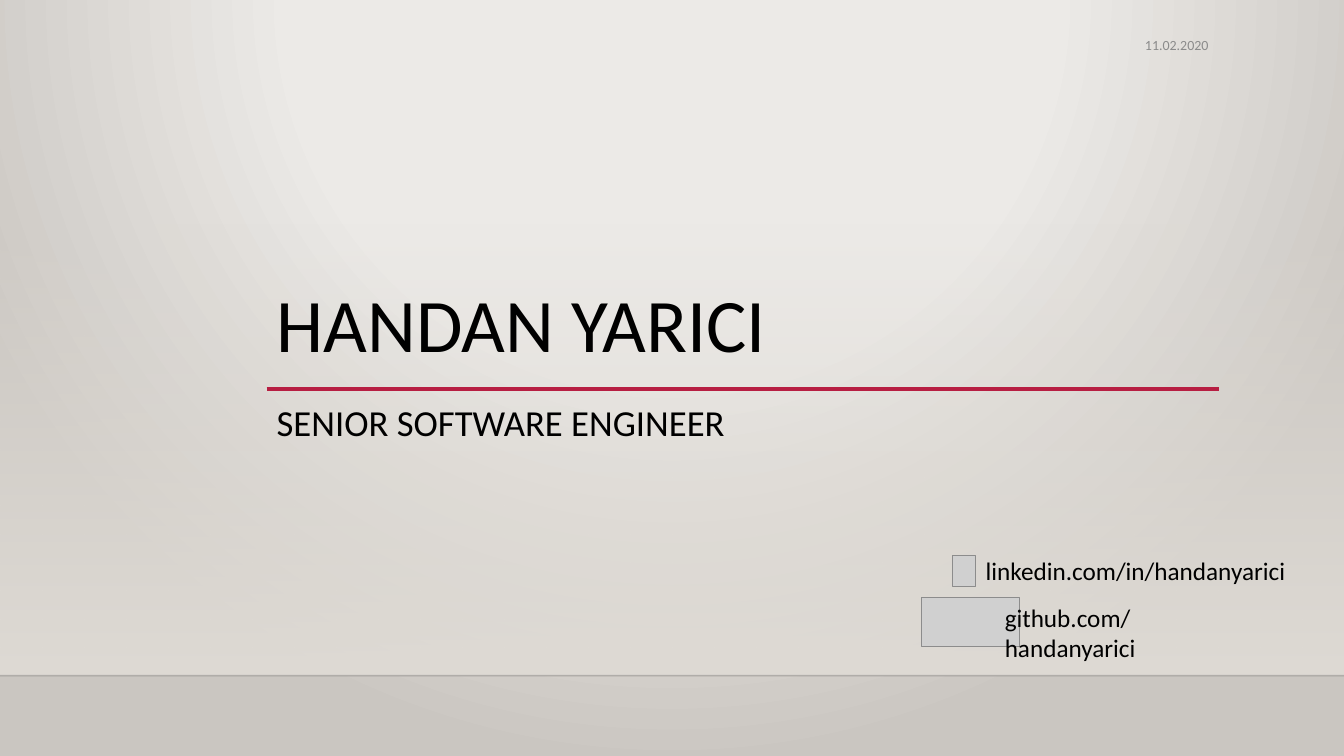
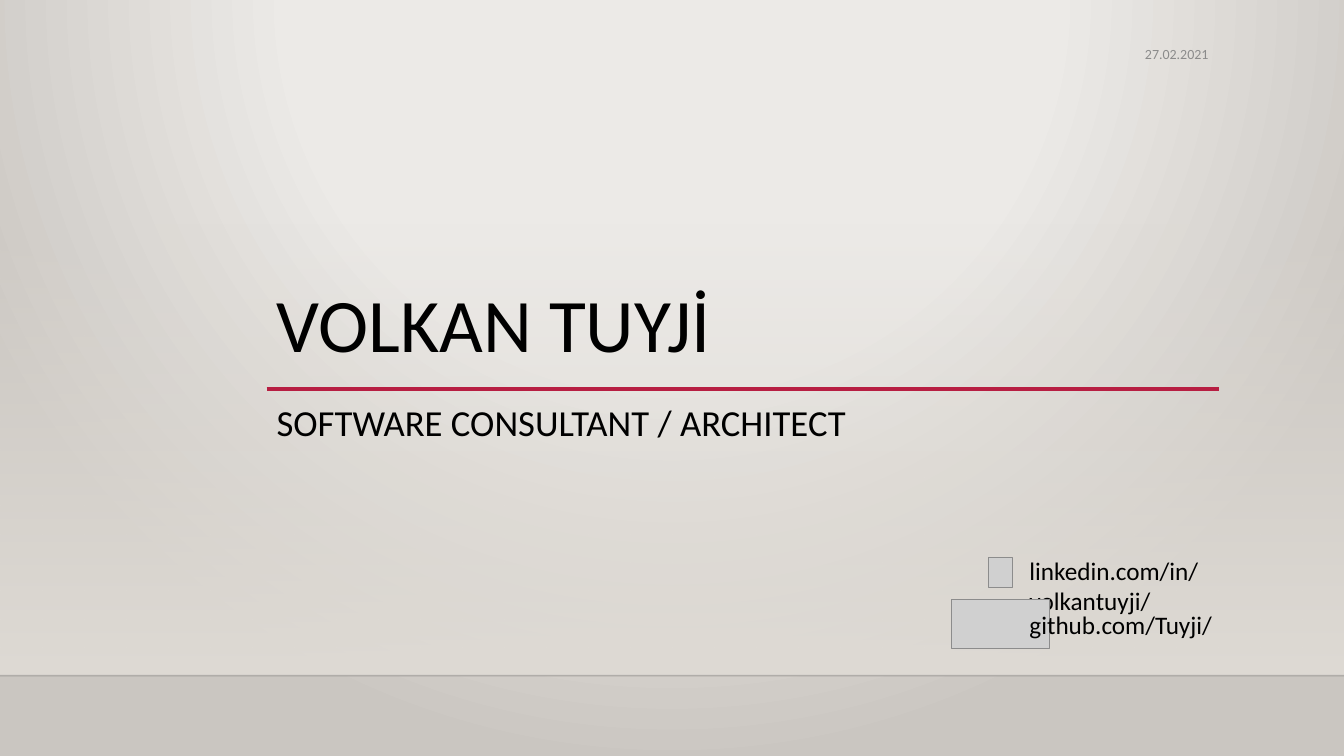
Before and after one commit to Tuyji/Medipol_OOP_2021, a slide deck: slide 1 of w1/w1_OOP_2021.pptx. Drawn at 1344x756 pixels with LibreOffice and Linux fonts; fonts in the diff are those of the drawing; grey boxes stand for pictures; background and template pictures are left out. Boxes give left, top, right and bottom in pixels: in the first picture for what was removed or moved away, otherwise in the second. Text is boxed around its words. In the diff, an @@ line names an element or a change of style, - is before the commit and + after.

```diff
--- a/w1/w1_OOP_2021.pptx
+++ b/w1/w1_OOP_2021.pptx
@@ text at (x1=1145, y1=50, x2=1209, y2=59): text changed @@
-11.02.2020
+27.02.2021
@@ title at (x1=277, y1=290, x2=710, y2=353): text changed @@
-HANDAN YARICI
+VOLKAN TUYJİ
@@ subtitle at (x1=277, y1=412, x2=846, y2=437): text changed @@
-SENIOR SOFTWARE ENGINEER
+SOFTWARE CONSULTANT / ARCHITECT
@@ picture moved from (x1=953, y1=557, x2=976, y2=587) to (x1=989, y1=558, x2=1012, y2=588) @@
@@ text at (x1=1029, y1=562, x2=1198, y2=617): text changed @@
-linkedin.com/in/handanyarici
+linkedin.com/in/volkantuyji/
@@ picture moved from (x1=922, y1=598, x2=1019, y2=647) to (x1=952, y1=600, x2=1050, y2=649) @@
@@ text at (x1=1029, y1=613, x2=1211, y2=640): text changed @@
-github.com/handanyarici
+github.com/Tuyji/
```
Also in this commit, not shown: 9 other slides changed, 9 slides added, 11 other files.
